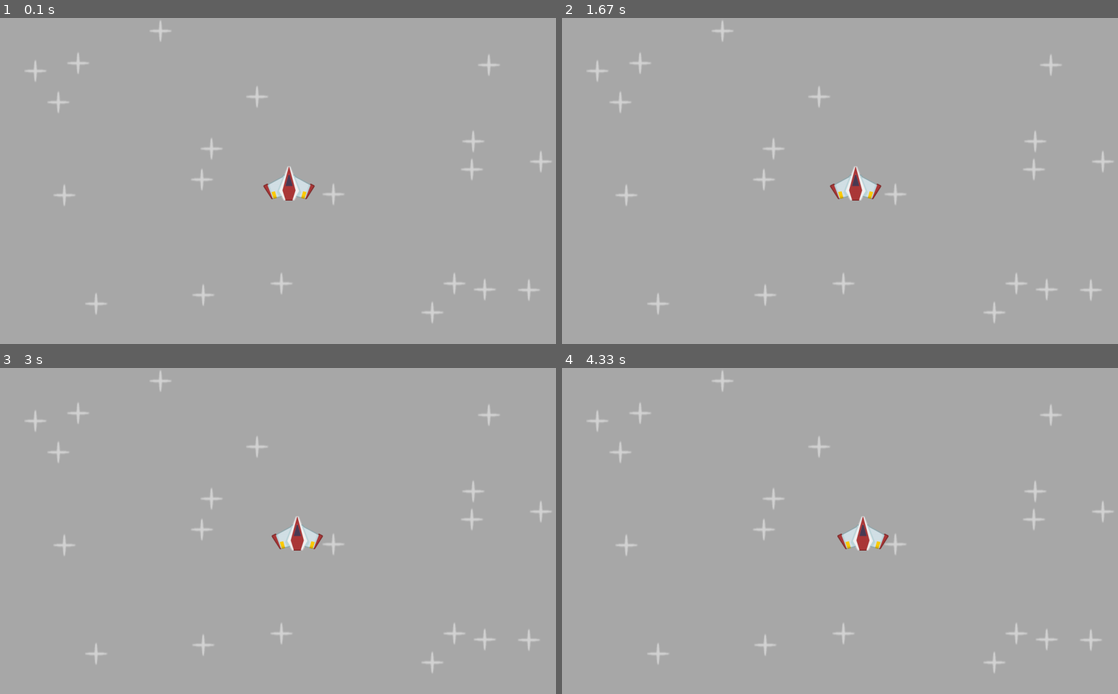
Above: before the commit, frames 1-4 (two rows, left to right).
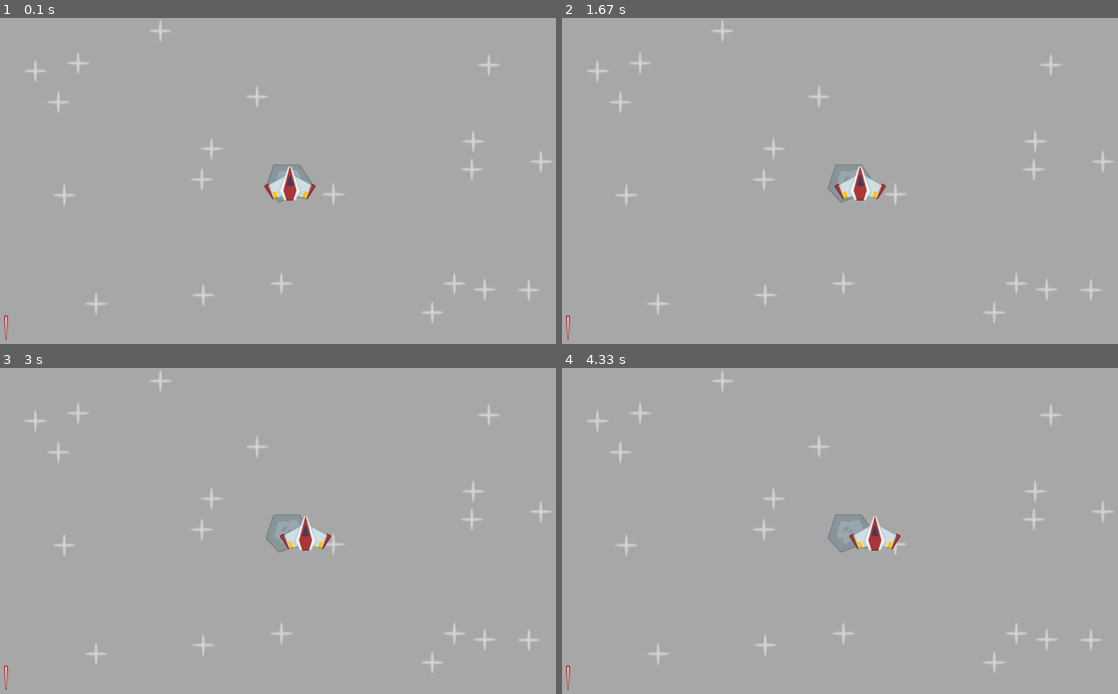
Above: after the commit, the same moments.

Repository: SZYMMIX/pygame-projects
Game: pygame game, started from Space Shooter/main.py
Two runs of this game, one before a commit and one after it. Both use one fixed random seed, a clock stepped at 60 frames per second and the inputs below.
Inputs:
- Up to frame 1 (0.1 s): no input
- Up to frame 2 (1.67 s): no input
- Up to frame 3 (3 s): no input
- Up to frame 4 (4.33 s): no input

The runs differ from the first frame. In frame 1, 0.5% of the frame differs, in the area x 0-57%, y 44-99%; in frame 2, 0.7%; in frame 3, 0.9%; in frame 4, 1.0%, in the area x 0-61%, y 44-99%.

Commit message:
Add meteor and laser. Introduce player movement and wall collisions

Diff:
--- a/Space Shooter/main.py
+++ b/Space Shooter/main.py
@@ -11,16 +11,34 @@
 player_rect = player_surf.get_frect(center = (WINDOW_WIDTH / 2, WINDOW_HEIGHT / 2))
 star_surf = pygame.image.load(join('Space Shooter', 'Assets', 'images', 'star.png')).convert_alpha()
 star_positions = [(random.randint(0, 1180), random.randint(0, 620)) for _ in range(20)]
+meteor_surf = pygame.image.load(join('Space Shooter', 'Assets', 'images', 'meteor.png')).convert_alpha()
+meteor_rect = meteor_surf.get_frect(center = (WINDOW_WIDTH / 2, WINDOW_HEIGHT / 2))
+laser_surf = pygame.image.load(join('Space Shooter', 'Assets', 'images', 'laser.png')).convert_alpha()
+laser_rect = laser_surf.get_frect(bottomleft = (20, WINDOW_HEIGHT - 20))
 
-generated = False
+right = True
 while running:
     for event in pygame.event.get():
         if event.type == pygame.QUIT:
             running = False
     display_surface.fill("darkgray")
+
     for star_pos in star_positions:
         display_surface.blit(star_surf, star_pos)
-    player_rect.left += 0.1
+
+    if right:
+        player_rect.left += 0.2
+    else:
+            player_rect.right -= 0.2
+
+    if player_rect.right >= WINDOW_WIDTH:
+        right = False
+
+    if player_rect.left <= 0:
+        right = True
+
+    display_surface.blit(meteor_surf, meteor_rect)
+    display_surface.blit(laser_surf, laser_rect)
     display_surface.blit(player_surf, player_rect)
     pygame.display.update()
 pygame.quit()
